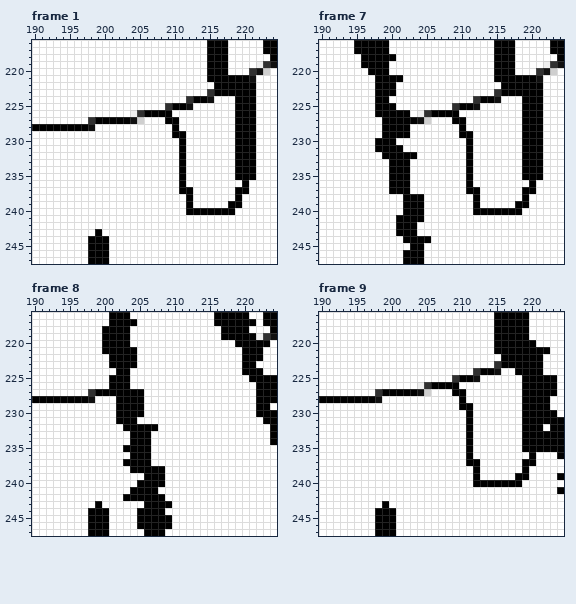
Pixel-art file: done/big_fat_guy_whack.aseprite. Above: the version before the commit.
330x322 pixels, 32 frames. Colours within 5 levels of each other are drawn and written as one. Shown: frame 1: x 190..224, y 216..247; frame 7: x 190..224, y 216..247; frame 8: x 190..224, y 216..247; frame 9: x 190..224, y 216..247. The commit also changed other frames or places, which this record leaves out.
Once edited:
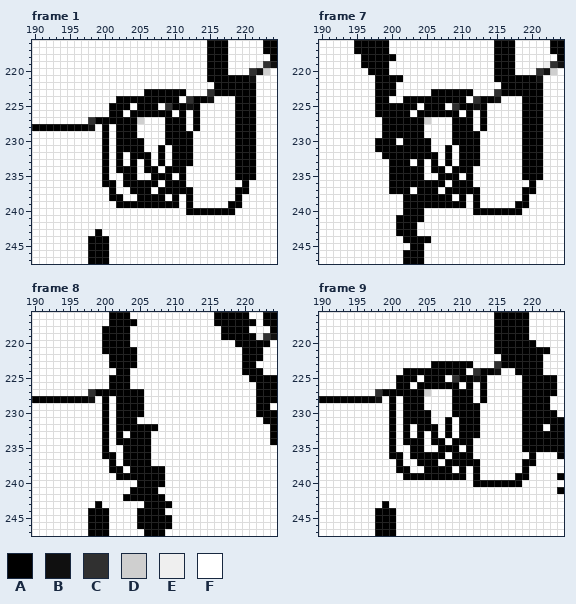
Palette (. is transparent): A #000000  B #101010  C #303030  D #cfcfcf  E #efefef  F #ffffff
From the commit log: fat_guy_rope_sprite sheet
The exact change:
layer "rope" added
--- frame 1, layer "rope"
@@ x 198..215 @@
 222 FFFFFFFFFFFFFFFFFF
-223 FFFFFFFFFFFFFFFFFC
-224 FFFFFFFFFFFFFFCAAB
-225 FFFFFFFFFFFCAABFFF
-226 FFFFFFECAAAAFFFFFF
-227 CAAAAABDFFFAAFFFFF
-228 BFFFFFFFFFFFAFFFFF
-229 FFFFFFFFFFFFAAFFFF
-230 FFFFFFFFFFFFFAFFFF
-231 FFFFFFFFFFFFFAFFFF
-232 FFFFFFFFFFFFFAFFFF
-233 FFFFFFFFFFFFFAFFFF
-234 FFFFFFFFFFFFFAFFFF
-235 FFFFFFFFFFFFFAFFFF
-236 FFFFFFFFFFFFFAFFFF
-237 FFFFFFFFFFFFFAAFFF
-238 FFFFFFFFFFFFFFAFFF
-239 FFFFFFFFFFFFFFAFFF
+223 FFFFFFFFAAAAAAFFFC
+224 FFFFAAAAAAAAAFCAAB
+225 FFFAAAFAAAFCAABAFF
+226 FFFAAFAAAAAAFAFAFF
+227 CAAAAAADFFFAAAFAFF
+228 BFAFAAAFFFFAAAFAFF
+229 FFAFAAAFFFFAAAAFFF
+230 FFAFAAAAFFFAAAAFFF
+231 FFAFAAAAFFAFAAAFFF
+232 FFAFAFAAAFAFAAAFFF
+233 FFAFAFAFAFAFAAAFFF
+234 FFAFAAAFAAFAAAFFFF
+235 FFAFFAAFFAAAFAFFFF
+236 FFAAFAAAAAFAAAFFFF
+237 FFFAFFAAAFAAAAAFFF
+238 FFFAAFFAAAAFAFAFFF
+239 FFFFAAAAAAAAAFAFFF
 240 FFFFFFFFFFFFFFAAAA
--- frame 7, layer "rope"
@@ x 199..215 @@
 222 AAFFFFFFFFFFFFFFF
-223 AAFFFFFFFFFFFFFFC
-224 AFFFFFFFFFFFFCAAB
-225 AAFFFFFFFFCAABFFF
-226 AAAAFECAAAAFFFFFF
-227 AAAAABDFFFAAFFFFF
-228 AAAAFFFFFFFAFFFFF
-229 AAAAFFFFFFFAAFFFF
-230 AAFFFFFFFFFFAFFFF
-231 AAAFFFFFFFFFAFFFF
-232 AAAAAFFFFFFFAFFFF
-233 FAAAFFFFFFFFAFFFF
-234 FAAAFFFFFFFFAFFFF
-235 FAAAFFFFFFFFAFFFF
-236 FAAAFFFFFFFFAFFFF
-237 FAAAFFFFFFFFAAFFF
-238 FFFAAAFFFFFFFAFFF
-239 FFFAAAFFFFFFFAFFF
+223 AAFFFFFAAAAAAFFFC
+224 AFFAAAAAAAAAFCAAB
+225 AAAAAFAAAFCAABAFF
+226 AAAAFAAAAAAFAFAFF
+227 AAAAAADFFFAAAFAFF
+228 AAAAAAFFFFAAAFAFF
+229 AAAAAAFFFFAAAAFFF
+230 AAFAAAAFFFAAAAFFF
+231 AAAAAAAFFAFAAAFFF
+232 AAAAAAAAFAFAAAFFF
+233 FAAAFAFAFAFAAAFFF
+234 FAAAAAFAAFAAAFFFF
+235 FAAAAAFFAAAFAFFFF
+236 FAAAAAAAAFAAAFFFF
+237 FAAAFAAAFAAAAAFFF
+238 FFFAAAAAAAFAFAFFF
+239 FFFAAAAAAAAAFAFFF
 240 FFFAAAFFFFFFFAAAA
--- frame 8, layer "rope"
@@ x 198..207 @@
 227 CAAAAAAAFF
-228 BFFFAAAAFF
-229 FFFFAAAAFF
-230 FFFFAAAAFF
-231 FFFFAAAFFF
-232 FFFFFAAAAA
-233 FFFFFFAAAF
-234 FFFFFFAAAF
-235 FFFFFAAAAF
-236 FFFFFFAAAF
-237 FFFFFAAAAF
-238 FFFFFFAAAA
-239 FFFFFFFFAA
+228 BFAFAAAAFF
+229 FFAFAAAAFF
+230 FFAFAAAAFF
+231 FFAFAAAFFF
+232 FFAFAAAAAA
+233 FFAFAFAAAF
+234 FFAFAAAAAF
+235 FFAFFAAAAF
+236 FFAAFAAAAF
+237 FFFAFAAAAF
+238 FFFAAFAAAA
+239 FFFFAAAAAA
 240 FFFFFFFAAA
--- frame 9, layer "rope": the same change as frame 1
Changed places in both pictures, as pixel boxes (x1, y1, x2, y2):
changed: (102, 89, 200, 208)
changed: (396, 89, 487, 208)
changed: (102, 396, 144, 480)
changed: (389, 361, 487, 480)
